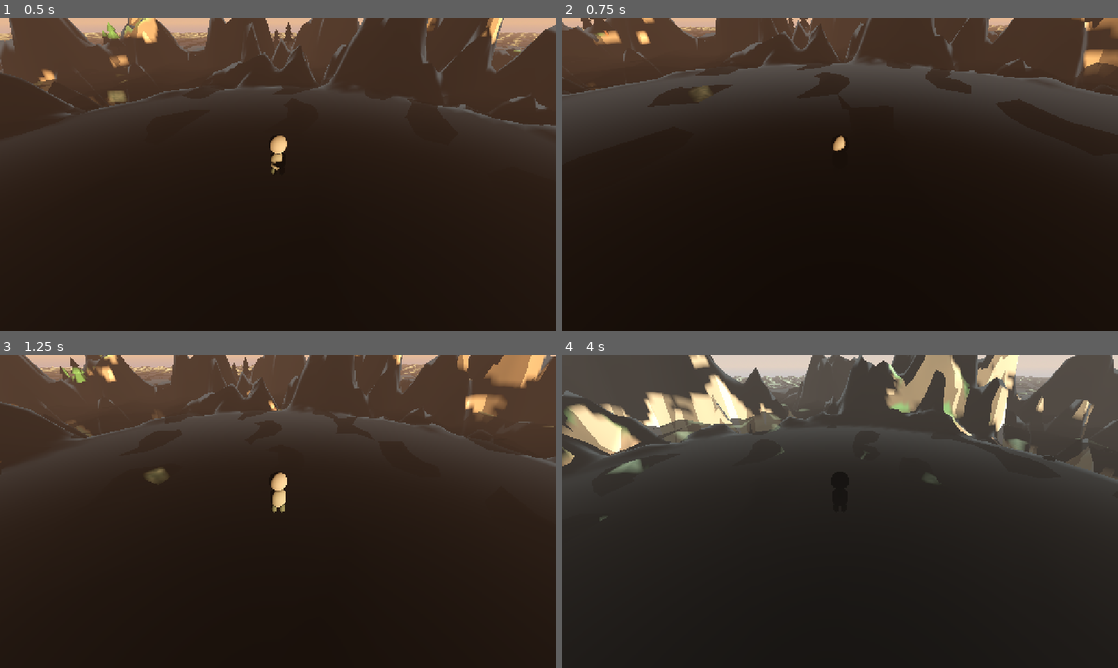
Above: before the commit, frames 1-4 (two rows, left to right).
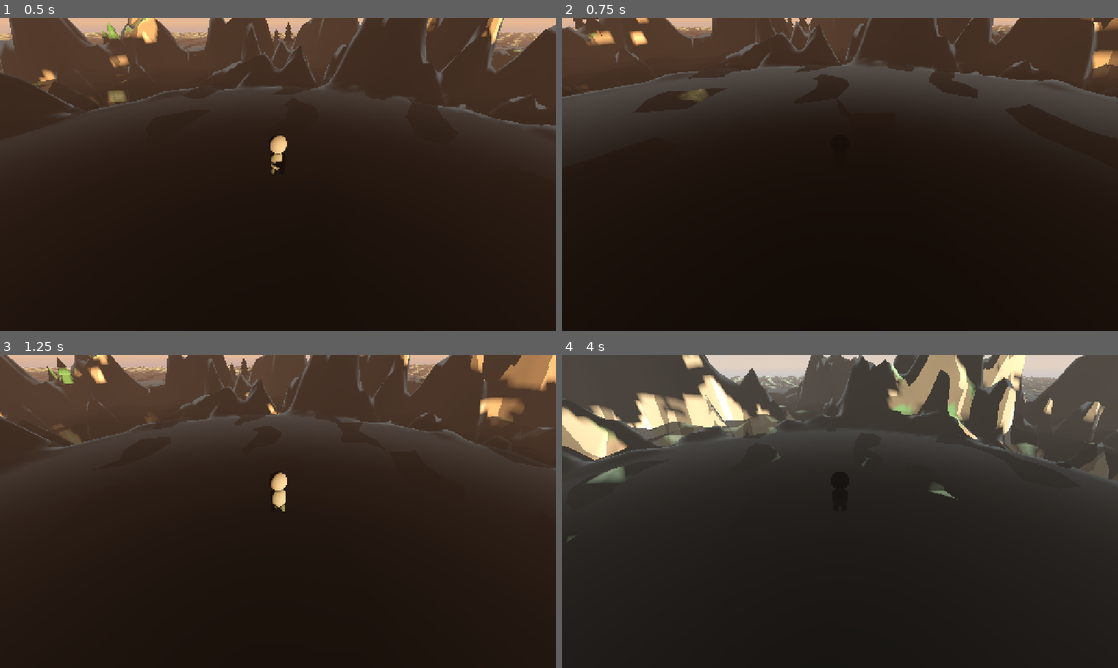
Above: after the commit, the same moments.

Repository: hunterbastian/yama
Game: Godot game, scene res://scenes/main.tscn
The game is run twice, just before and just after one commit, with the same random seed, the same clock (stepped at 60 frames per second) and the same inputs.
Inputs (mouse positions are in pixels of both pictures, inside the frame that each line leads up to):
- Up to frame 1 (0.5 s): no input
- Up to frame 2 (0.75 s): tap Enter at 0.5 s; move the mouse to (867, 174) at 0.52 s; hold W (move_forward) from 0.53 s (still down); hold Shift (sprint) from 0.53 s (still down)
- Up to frame 3 (1.25 s): keep holding W (move_forward); keep holding Shift (sprint); tap Space (jump) at 0.77 s
- Up to frame 4 (4 s): keep holding W (move_forward); move the mouse to (812, 511) at 1.27 s; release Shift (sprint) at 1.28 s; tap R (regenerate) at 1.35 s; tap Space (jump) at 1.52, 3.02, 3.77 s; tap Shift (sprint) at 1.55, 2.85, 3.8 s; move the mouse to (851, 505) at 2.02 s; hold Shift (sprint) 2.03-2.78 s; move the mouse to (834, 517) at 2.77 s; move the mouse to (878, 514) at 3.52 s; hold R (regenerate) from 3.53 s (still down)

Frame 1 is identical in both runs. In frame 2, 2.8% of the frame differs, in the area x 0-100%, y 0-43%; in frame 3, 5.5%; in frame 4, 8.8%, in the area x 0-100%, y 0-60%.

Commit message:
feat: momentum acceleration and exposed sprint state
Co-Authored-By: Claude Sonnet 4.6 <noreply@anthropic.com>

Diff:
--- a/scripts/player.gd
+++ b/scripts/player.gd
@@ -4,7 +4,7 @@
 @export var sprint_multiplier := 1.5
 @export var jump_velocity := 8.0
 @export var gravity := 20.0
-@export var acceleration := 12.0
+@export var acceleration := 8.0
 @export var friction := 10.0
 @export var rotation_speed := 10.0
 
@@ -35,6 +35,9 @@
 var _wet_timer := 0.0
 const WET_DRY_TIME := 3.0
 
+var is_sprinting := false
+var _prev_velocity_y := 0.0
+
 func _ready() -> void:
 	left_leg.set_surface_override_material(0, left_leg.get_surface_override_material(0).duplicate())
 	right_leg.set_surface_override_material(0, right_leg.get_surface_override_material(0).duplicate())
@@ -56,8 +59,8 @@
 	right = right.normalized()
 
 	var wish_dir := (forward * -input_dir.y + right * input_dir.x).normalized() if input_dir.length() > 0.1 else Vector3.ZERO
-	var sprinting := Input.is_action_pressed("sprint")
-	var speed := move_speed * (sprint_multiplier if sprinting else 1.0)
+	is_sprinting = Input.is_action_pressed("sprint")
+	var speed := move_speed * (sprint_multiplier if is_sprinting else 1.0)
 
 	# Wading slowdown
 	water_depth = water_y - global_position.y
@@ -72,16 +75,18 @@
 			wade_mult = 0.85
 		speed *= wade_mult
 
-	# --- Horizontal movement ---
+	# --- Horizontal movement (exponential ease-in for momentum) ---
+	var target_vel := wish_dir * speed
 	if wish_dir.length() > 0.0:
-		velocity.x = move_toward(velocity.x, wish_dir.x * speed, acceleration * delta * speed)
-		velocity.z = move_toward(velocity.z, wish_dir.z * speed, acceleration * delta * speed)
-		# Rotate model to face movement direction (not the body — that would spin the camera)
+		var accel_weight := 1.0 - exp(-acceleration * 0.5 * delta)
+		velocity.x = lerpf(velocity.x, target_vel.x, accel_weight)
+		velocity.z = lerpf(velocity.z, target_vel.z, accel_weight)
+		# Rotate model to face movement direction
 		var target_angle := atan2(wish_dir.x, wish_dir.z)
 		model.rotation.y = lerp_angle(model.rotation.y, target_angle, rotation_speed * delta)
 	else:
-		velocity.x = move_toward(velocity.x, 0.0, friction * delta * speed)
-		velocity.z = move_toward(velocity.z, 0.0, friction * delta * speed)
+		velocity.x = move_toward(velocity.x, 0.0, friction * delta * move_speed)
+		velocity.z = move_toward(velocity.z, 0.0, friction * delta * move_speed)
 
 	# --- Gravity with apex float ---
 	if not is_on_floor():
@@ -96,12 +101,13 @@
 		velocity.y = jump_velocity
 		_coyote_timer = 0.0
 
+	_prev_velocity_y = velocity.y
 	move_and_slide()
 
 	# --- Walk animation ---
 	var h_speed := Vector2(velocity.x, velocity.z).length()
 	if h_speed > 0.5 and is_on_floor():
-		var anim_speed := 8.0 if sprinting else 5.0
+		var anim_speed := 8.0 if is_sprinting else 5.0
 		_walk_time += delta * anim_speed
 		var swing := sin(_walk_time) * 0.4
 		# Legs swing forward/backward
